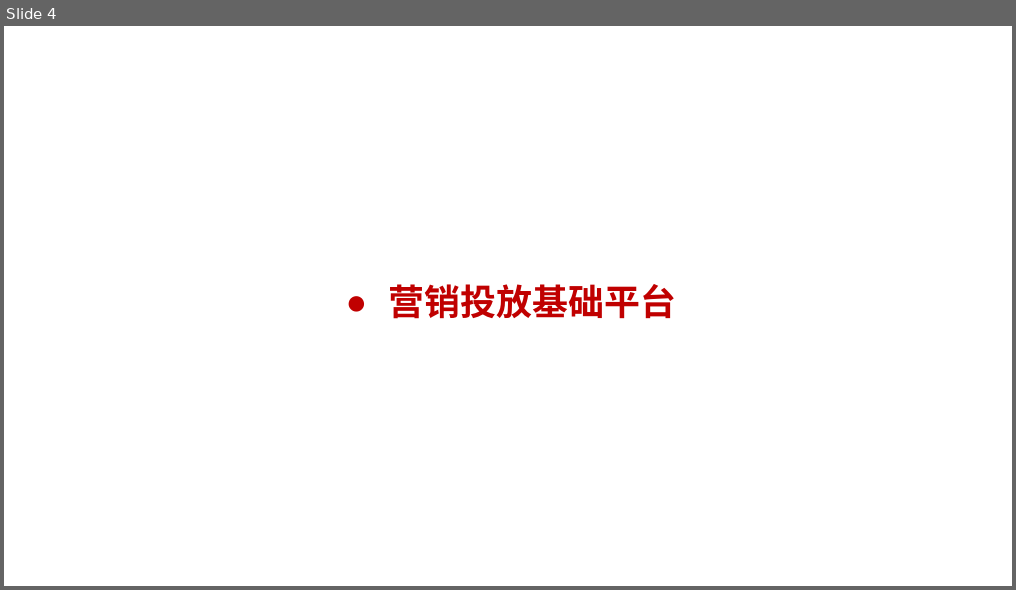
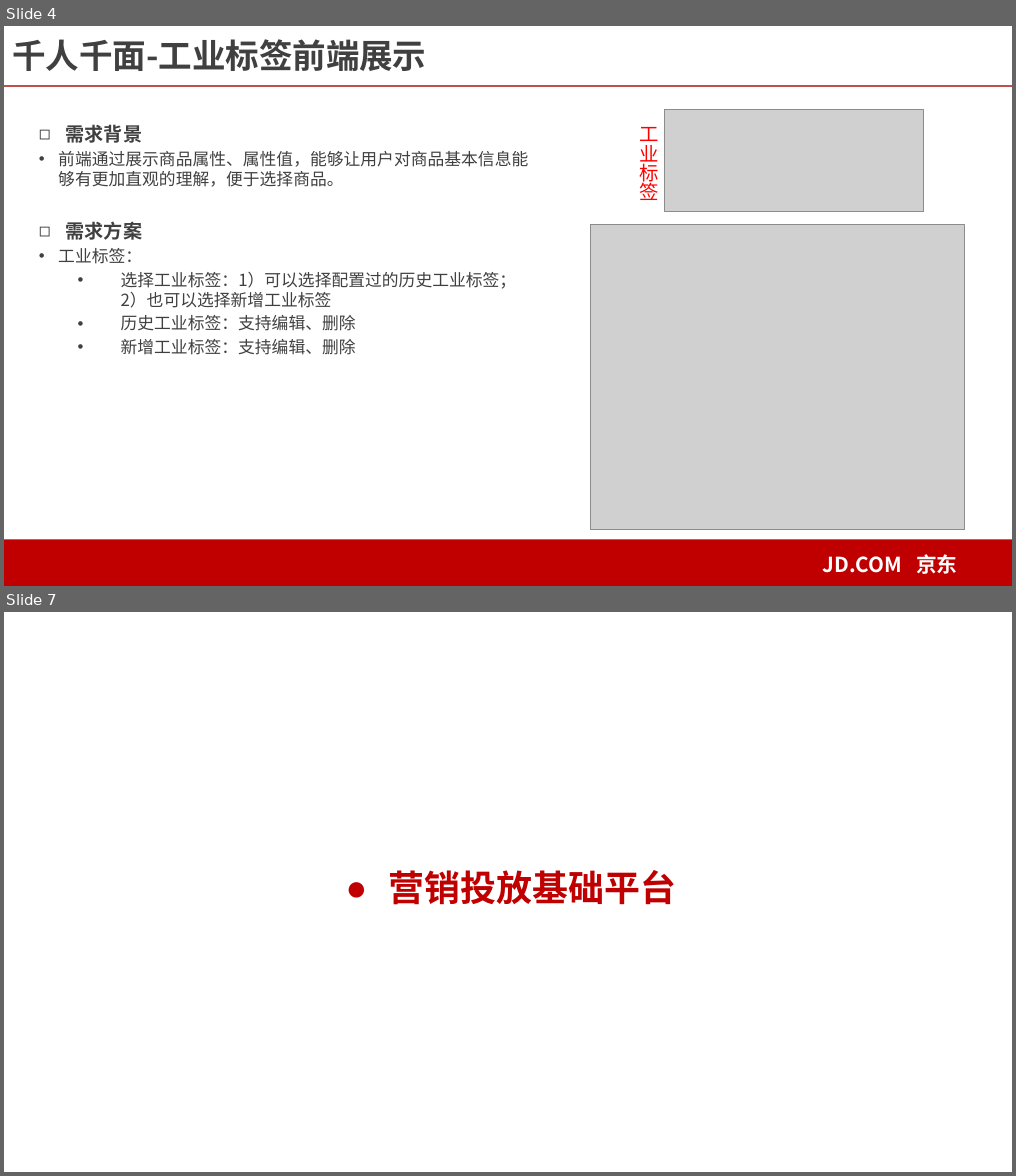
Before and after one commit to MarphyDemon/svue, a slide deck: vue技术内幕之数组双向绑定.pptx. Shown one above the other, each under a label of ours: slide 4 before the commit, slides 4 and 7 after it; the slides between them are not shown. The pictures are 1016x590 and 1016x1176 pixels, drawn with LibreOffice and Linux fonts; fonts in the diff are those of the drawing; grey boxes stand for pictures; background and template pictures are left out. Boxes give left, top, right and bottom in pixels: in the first picture for what was removed or moved away, otherwise in the second. Text is boxed around its words. In the diff, an @@ line names an element or a change of style, - is before the commit and + after.

```diff
--- a/vue技术内幕之数组双向绑定.pptx
+++ b/vue技术内幕之数组双向绑定.pptx
@@ slide 4 added at bbox=[4, 26, 1012, 586], background #FFFFFF @@
@@ text added at bbox=[12, 39, 426, 71], 28 pt, text #404040, bold @@
+千人千面-工业标签前端展示
@@ line added from (4, 85) to (1012, 85), #C0504D 1.5 pt @@
@@ picture added at bbox=[665, 110, 924, 211] @@
@@ text added at bbox=[58, 124, 528, 355], 14 pt, text #404040 @@
+◻ 需求背景
+• 前端通过展示商品属性、属性值，能够让用户对商品基本信息能够有更加直观的理解，便于选择商品。
+◻ 需求方案
+• 工业标签：
+  • 选择工业标签：1）可以选择配置过的历史工业标签；2）也可以选择新增工业标签
+  • 历史工业标签：支持编辑、删除
+  • 新增工业标签：支持编辑、删除
@@ text added at bbox=[639, 127, 658, 200], 16.2 pt, text #FF0000 @@
+工业标签
@@ picture added at bbox=[591, 224, 965, 530] @@
@@ rectangle added at bbox=[4, 540, 1012, 586], fill #C00000 @@
@@ text added at bbox=[823, 554, 957, 574], 17.3 pt, text #FFFFFF, bold @@
+JD.COM 京东
@@ what was slide 4 is now slide 7 @@
```
Also in this commit, not shown: 3 slides changed, 2 other slides added, 4 other files.
